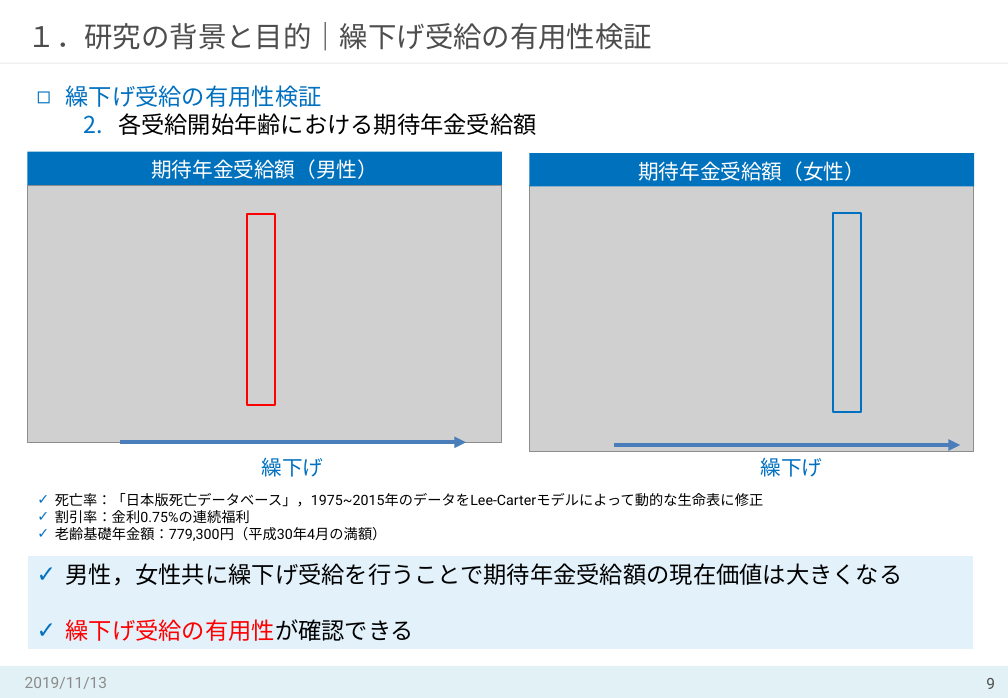
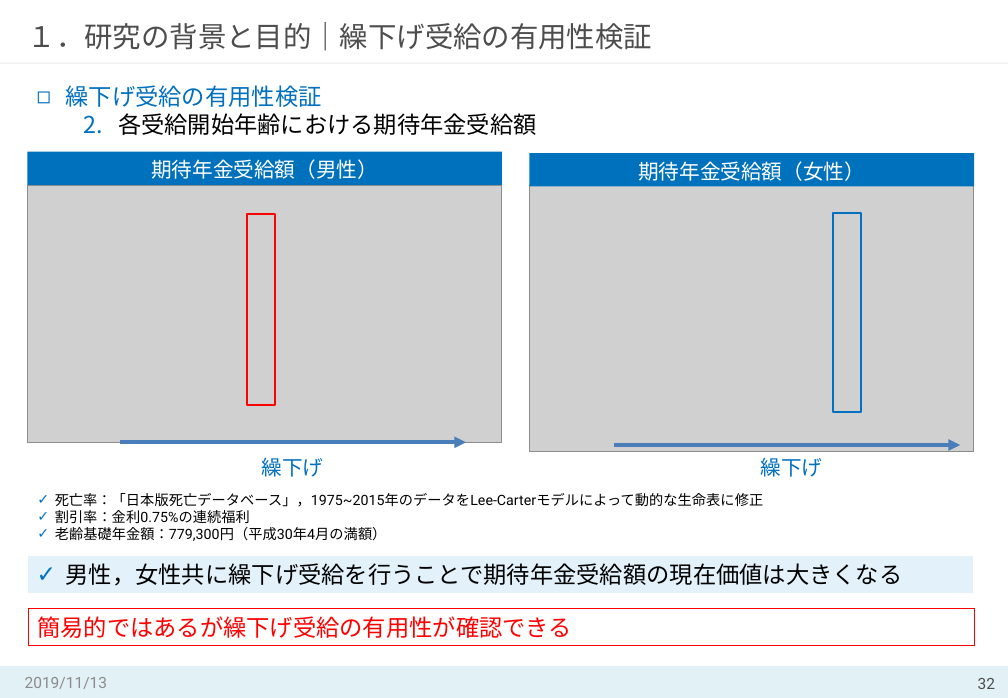
Before and after one commit to MasahiroShibahara/Open, a slide deck: slide 32 of Masahiro_Shibahara①.pptx (slide 9 before the commit). Drawn at 1008x698 pixels with LibreOffice and Linux fonts; fonts in the diff are those of the drawing; grey boxes stand for pictures. Boxes give left, top, right and bottom in pixels: in the first picture for what was removed or moved away, otherwise in the second. Text is boxed around its words. In the diff, an @@ line names an element or a change of style, - is before the commit and + after.

```diff
--- a/Masahiro_Shibahara①.pptx
+++ b/Masahiro_Shibahara①.pptx
@@ rectangle "男性，女性共に繰下げ受給を行うことで期待年金受給額の現在価値は大きくなる": place and size @@
-rectangle "男性，女性共に繰下げ受給を行うことで期待年金受給額の現在価値は大きくなる" at <box>28,556,974,650</box>
+rectangle "男性，女性共に繰下げ受給を行うことで期待年金受給額の現在価値は大きくなる" at <box>28,556,974,593</box>
@@ rectangle added at <box>28,609,974,646</box>, outline #FF0000 0.75 pt, 18 pt, text #FF0000 @@
+簡易的ではあるが繰下げ受給の有用性が確認できる
@@ text in rectangle at <box>66,619,414,641</box>: paragraph removed @@
-✓ 繰下げ受給の有用性が確認できる
@@ page number at <box>978,678,995,689</box>: text changed @@
-9
+32
```
Also in this commit, not shown: 23 other slides changed, 4 slides added, 1 slide removed.
